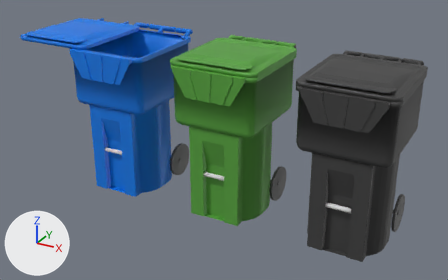
The glTF model public/models/bins.glb: old version first, new version second.
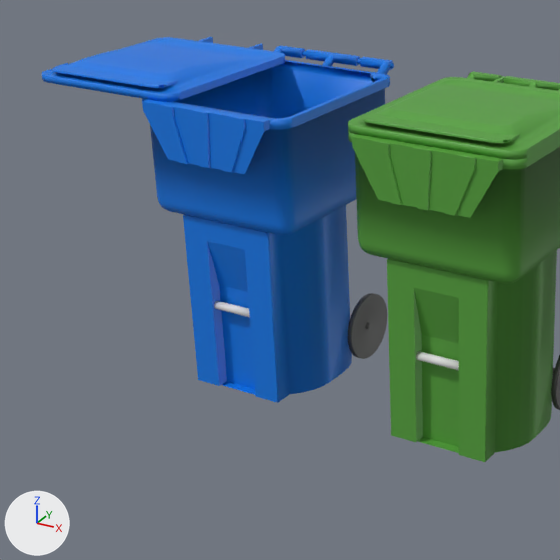
Each version appears first whole from a 50 mm camera at (7.72, -14.39, 8.47) aimed at (-0.43, 0.44, 1.06), and next in a close-up on the part from 0% to 61% of the width and 0% to 98% of the height. Arrows for +X, +Y and +Z are at lower left; the lights stay in place. Where no turn or scale is listed for an object, it has been applied to the vertices.

The first close-up shows 'Blue Lid', 'Blue Trash Cart', 'Green Lid', 'Green Trash Cart'.
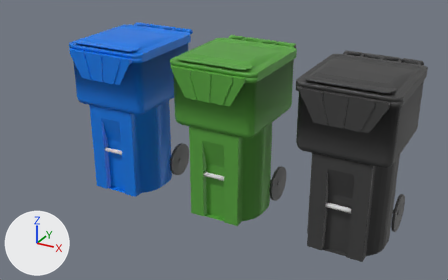
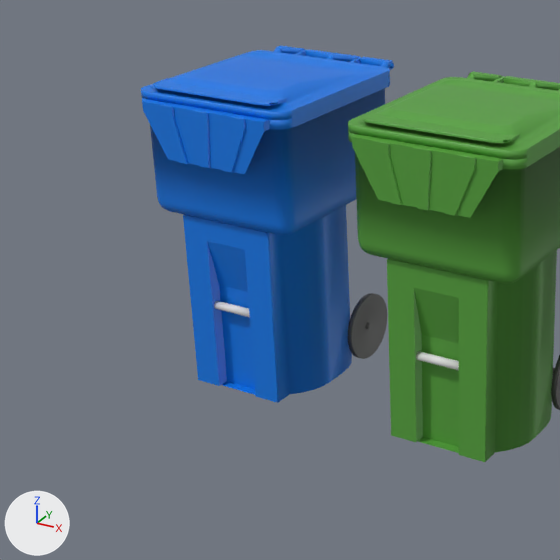
Commit message: Fix bin model

Changed parts and their boxes (x1, y1, x2, y2) in the close-ups (560 x 560 px):
'Blue Lid', moved: before (42, 37, 285, 102); after (141, 50, 390, 120)

The change, as a list of edits to the scene's bpy script:
```text
Change ob_blue_lid:
    ob_blue_lid.location: (-5.47, 2.02, 3.73) -> (-3.54, 2.02, 3.73)
```
